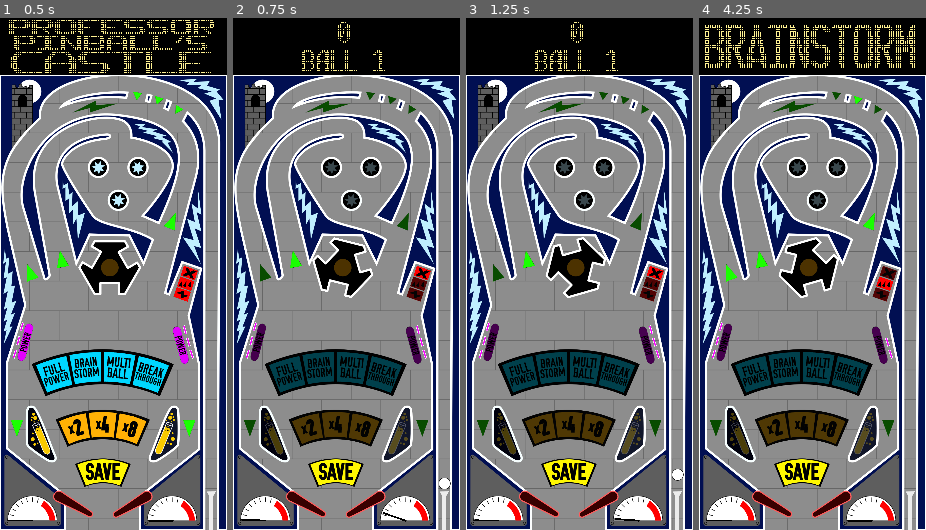
Above: before the commit, frames 1-4 (left to right).
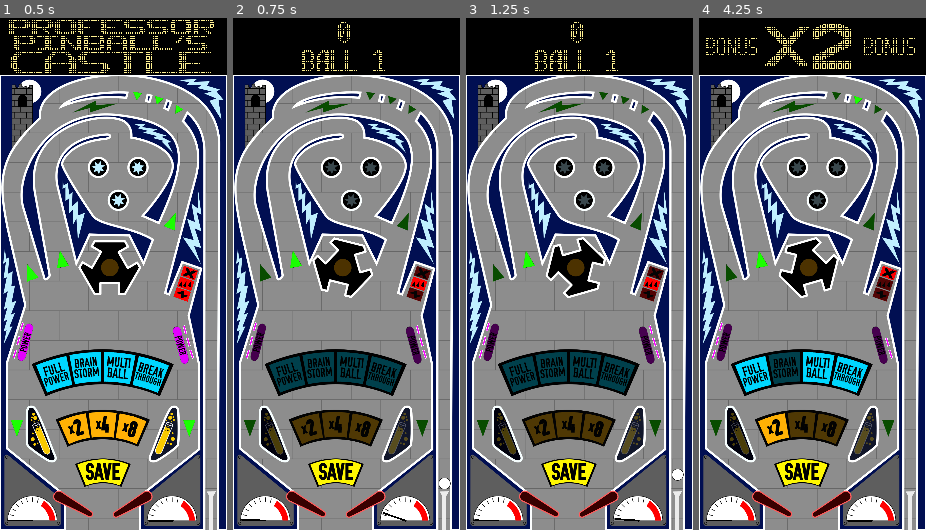
Above: after the commit, the same moments.

Repository: dbisdorf/professor-pinball
Game: Godot game, scene res://Table.tscn
Same seed, same stepped clock (60 frames per second), same inputs: the game is played once before the commit and once after it.
Inputs:
- Up to frame 1 (0.5 s): no input
- Up to frame 2 (0.75 s): tap Enter at 0.5 s; hold D from 0.53 s (still down); tap E at 0.6 s
- Up to frame 3 (1.25 s): keep holding D; tap Space at 0.77 s
- Up to frame 4 (4.25 s): release D at 1.28 s; hold S 1.28-2.03 s; tap E at 1.35, 2.3, 3.05, 3.8 s; tap Space at 1.52, 3.02, 3.77 s; hold D 2.03-2.78 s; hold Q 2.03-2.78 s; hold W 2.78-3.53 s; tap B at 2.85 s; hold A from 3.53 s (still down); tap C at 3.6 s

Frame 1 is identical in both runs. In frame 2, 0.2% of the frame differs, in the area x 77-88%, y 48-54%; in frame 3, 0.2%; in frame 4, 4.4%, in the area x 2-96%, y 1-84%.

Commit message:
Several fixes for wizard mode.

Diff:
--- a/Table.gd
+++ b/Table.gd
@@ -4,10 +4,11 @@
 
 # TODO - FEATURES
 
-# Readme with license and acknowledgments
-
 # TODO - GRAPHICS AND SOUND
 
+# Unify lightning color in splash screen
+# Shift the position of the moon in the upper left
+# Is the wizard mode display too extreme? Should it highlight the lanes more?
 # More flair for DMD frames
 # Song volume still seems a bit quieter than SFX volume
 # Improve pixel precision for all collision shapes
@@ -16,6 +17,7 @@
 
 # TODO - FIXES
 
+# Ball-out didn't halt the lane hunt event
 # "Failed to get modified time for ...particle.png"
 # Clamp velocity (max = 4337?)
 # Something Is Up with the collision shape of the left flipper. The ball sort of bumps over this flipper in rest state.
@@ -27,9 +29,7 @@
 # TODO - POLISH
 
 # Verify no horizontal collision edges from table walls
-# Kickers are actually "slingshots"?
 # Adjust scores for task difficulty
-# Move code, graphics, scenes to their own subfolders?
 # Are exits just rollovers?
 # Remove debug code
 # Inspect all debugger warnings/errors
@@ -39,12 +39,11 @@
 
 # Gamepad
 # Wizard mode, triggered by each victory
-# - multiball
 # - lane hunt
-# - target hunt
-# - bumpers
 # Wizard mode
 # - no lanes are lit, no lanes give inspiration bonus
+# - bumpers don't count up
+# - all victories reset so you can do wizard mode again
 # Correct looping behavior during:
 # - wizard mode
 
@@ -205,8 +204,18 @@
 func _unhandled_input(event):
 	if event is InputEventKey:
 		if event.pressed:
+			if event.scancode == KEY_E:
+				change_special()
 			if event.scancode == KEY_W:
-				change_special()
+				#lane_hunter_victory = true
+				target_hunter_victory = true
+				multiball_victory = true
+				bumper_victory = true
+				bumps = 110
+				$TargetHuntVictoryLight.switch_on()
+				#$LaneHuntVictoryLight.switch_on()
+				$MultiballVictoryLight.switch_on()
+				$BumperVictoryLight.switch_on()
 
 # Set up the between-game attract mode effects.
 func attract(startup = false):
@@ -308,6 +317,7 @@
 			$DMD.set_parameter("reward", SCORE_ALL_BUMPERS)
 			$DMD.show_once($DMD.DISPLAY_BUMPER_REWARD)
 			$BumperVictoryLight.flash_on()
+			check_wizard_mode()
 	elif bumps % BUMPER_PROGRESS == 0:
 		$DMD.set_parameter("progress", BUMPER_GOAL - bumps)
 		$DMD.show_once($DMD.DISPLAY_BUMPER_PROGRESS)
@@ -543,7 +553,7 @@
 	if lane_hunt_1 and lane_hunt_2 and lane_hunt_3:
 		lane_hunter_victory = true
 		$LaneHuntVictoryLight.flash_on()
-		check_victories()
+		check_wizard_mode()
 		add_score(SCORE_LANE_HUNT)
 		$AudioStreamPlayer.play_award()
 		$DMD.set_parameter("reward", SCORE_LANE_HUNT)
@@ -557,6 +567,7 @@
 	add_score(SCORE_WIZARD_LANE)
 	$DMD.set_parameter("reward", SCORE_WIZARD_LANE)
 	$DMD.show_once($DMD.DISPLAY_WIZARD_JACKPOT)
+	$AudioStreamPlayer.play_jackpot()
 
 # Switch which special reward is lit, in front of the capture lane.
 func change_special():
@@ -574,40 +585,52 @@
 			$SpecialLight3.switch_off()
 			$SpecialLight1.switch_on()
 
-# After completing an event, check whether the player has completed all events.
-func check_victories():
-	if lane_hunter_victory and target_hunter_victory and multiball_victory and bumper_victory:
-		# Display wizard mode effects if all events are complete.
-		lane_hunter_victory = false
-		target_hunter_victory = false
-		multiball_victory = false
-		bumper_victory = false
-		lit_lane = 0
-		$DMD.show_once($DMD.DISPLAY_WIZARD)
-		$LaneLight1.flash()
-		$LaneLight2.flash(0.3, 0.06)
-		$LaneLight3.flash(0.3, 0.12)
-		$LaneLight4.flash(0.3, 0.18)
-		$LaneLight5.flash(0.3, 0.24)
-		$TargetHuntVictoryLight.flash(0.3)
-		$LaneHuntVictoryLight.flash(0.3, 0.075)
-		$MultiballVictoryLight.flash(0.3, 0.15)
-		$BumperVictoryLight.flash(0.3, 0.225)
-		$LeftTargetLight.flash()
-		$RightTargetLight.flash(0.3, 0.15)
+# Identify whether all events are complete.
+func all_events_complete():
+	return lane_hunter_victory and target_hunter_victory and multiball_victory and bumper_victory
+
+# Get ready for wizard mode if all events are complete.
+func check_wizard_mode():
+	if all_events_complete():
 		$SpecialLight1.flash()
-		$SpecialLight2.flash(0.3, 0.1)
-		$SpecialLight3.flash(0.3, 0.2)
-		$X2Light.flash()
-		$X4Light.flash(0.3, 0.1)
-		$X8Light.flash(0.3, 0.2)
-		$SaveLight.flash()
-		$SkillLight1.flash(0.3, 0.1)
-		$SkillLight1.flash(0.3, 0.2)
-		$SkillLight1.flash(0.3)
-		mode = MODE_WIZARD
-		$AudioStreamPlayer.play_wizard()
-		$WizardModeTimer.start()
+		$SpecialLight2.flash()
+		$SpecialLight3.flash()
+		$Toy.raise_all_gates()
+
+# Start wizard mode.
+func start_wizard_mode():
+	lane_hunter_victory = false
+	target_hunter_victory = false
+	multiball_victory = false
+	bumper_victory = false
+	lit_lane = 0
+	bumps = 0
+	$DMD.show_once($DMD.DISPLAY_WIZARD)
+	$LaneLight1.flash()
+	$LaneLight2.flash(0.3, 0.06)
+	$LaneLight3.flash(0.3, 0.12)
+	$LaneLight4.flash(0.3, 0.18)
+	$LaneLight5.flash(0.3, 0.24)
+	$TargetHuntVictoryLight.flash(0.3)
+	$LaneHuntVictoryLight.flash(0.3, 0.075)
+	$MultiballVictoryLight.flash(0.3, 0.15)
+	$BumperVictoryLight.flash(0.3, 0.225)
+	$LeftTargetLight.flash()
+	$RightTargetLight.flash(0.3, 0.15)
+	$SpecialLight1.flash()
+	$SpecialLight2.flash(0.3, 0.1)
+	$SpecialLight3.flash(0.3, 0.2)
+	$X2Light.flash()
+	$X4Light.flash(0.3, 0.1)
+	$X8Light.flash(0.3, 0.2)
+	$SaveLight.flash()
+	$SkillLight1.flash(0.3, 0.1)
+	$SkillLight1.flash(0.3, 0.2)
+	$SkillLight1.flash(0.3)
+	mode = MODE_WIZARD
+	$AudioStreamPlayer.play_wizard()
+	$WizardModeTimer.start()
+	$BallReleaseRightTimer.start(1.0)
 
 # Turn off all the table lights.
 func clear_all_lights():
@@ -664,7 +687,10 @@
 			$RightTargetLight.switch_off()
 			change_special()
 		MODE_WIZARD:
+			clear_all_lights()
+			change_lit_lane(false)
 			$WizardModeTimer.stop()
+			$Toy.lower_all_gates()
 	mode = MODE_NORMAL
 
 # This function runs multiple times after a game is over.
@@ -717,7 +743,7 @@
 				# If we're in multiball and there's only one ball left, turn off multiball.
 				halt_events()
 				multiball_victory = true
-				check_victories()
+				check_wizard_mode()
 		else:
 			# If we're not in multiball, that's the end of this ball.
 			halt_events()
@@ -757,58 +783,63 @@
 	body.queue_free()
 	if mode == MODE_NORMAL:
 		# If there isn't an event running, we'll issue a reward.
-		$AudioStreamPlayer.play_award()
-		match special_lit:
-			1:
-				# Reward number 1 is to increment the bonus multiplier.
-				match multiplier:
-					1:
-						multiplier = 2
-						$DMD.show_once($DMD.DISPLAY_X2)
-						$X2Light.flash_on()
-					2:
-						multiplier = 4
-						$DMD.show_once($DMD.DISPLAY_X4)
-						$X2Light.switch_off()
-						$X4Light.flash_on()
-					4, 8:
-						multiplier = 8
-						$DMD.show_once($DMD.DISPLAY_X8)
-						$X4Light.switch_off()
-						$X8Light.flash_on()
-				$BallReleaseRightTimer.start()
-				change_special()
-			2:
-				# Reward number 2 is to start the lane hunt event.
-				mode = MODE_LANE_HUNT
-				lane_hunt_1 = false
-				lane_hunt_2 = false
-				lane_hunt_3 = false
-				lit_lane = 0
-				$LaneLight1.flash()
-				$LaneLight2.flash()
-				$LaneLight3.flash()
-				$LaneLight4.switch_off()
-				$LaneLight5.switch_off()
-				$DMD.show_sequence($DMD.LANE_HUNT_SEQ)
-				$SpecialLight2.flash()
-				$BallReleaseRightTimer.start()
-				$LaneHuntTimer.start()
-			3:
-				# Reward number 3 is to start the drop target hunt event.
-				mode = MODE_TARGET_HUNT
-				$DropTarget1.raise()
-				$DropTarget2.raise()
-				$DropTarget3.raise()
-				$DropTarget4.raise()
-				$DropTarget5.raise()
-				$DropTarget6.raise()
-				$DMD.show_sequence($DMD.TARGET_HUNT_SEQ)
-				$SpecialLight3.flash()
-				$LeftTargetLight.flash()
-				$RightTargetLight.flash()
-				$BallReleaseRightTimer.start()
-				$TargetHuntTimer.start()
+		if all_events_complete():
+			# If we've beat all the events, start wizard mode.
+			start_wizard_mode()
+		else:
+			# Otherwise issue the lit reward.
+			$AudioStreamPlayer.play_award()
+			match special_lit:
+				1:
+					# Reward number 1 is to increment the bonus multiplier.
+					match multiplier:
+						1:
+							multiplier = 2
+							$DMD.show_once($DMD.DISPLAY_X2)
+							$X2Light.flash_on()
+						2:
+							multiplier = 4
+							$DMD.show_once($DMD.DISPLAY_X4)
+							$X2Light.switch_off()
+							$X4Light.flash_on()
+						4, 8:
+							multiplier = 8
+							$DMD.show_once($DMD.DISPLAY_X8)
+							$X4Light.switch_off()
+							$X8Light.flash_on()
+					$BallReleaseRightTimer.start()
+					change_special()
+				2:
+					# Reward number 2 is to start the lane hunt event.
+					mode = MODE_LANE_HUNT
+					lane_hunt_1 = false
+					lane_hunt_2 = false
+					lane_hunt_3 = false
+					lit_lane = 0
+					$LaneLight1.flash()
+					$LaneLight2.flash()
+					$LaneLight3.flash()
+					$LaneLight4.switch_off()
+					$LaneLight5.switch_off()
+					$DMD.show_sequence($DMD.LANE_HUNT_SEQ)
+					$SpecialLight2.flash()
+					$BallReleaseRightTimer.start()
+					$LaneHuntTimer.start()
+				3:
+					# Reward number 3 is to start the drop target hunt event.
+					mode = MODE_TARGET_HUNT
+					$DropTarget1.raise()
+					$DropTarget2.raise()
+					$DropTarget3.raise()
+					$DropTarget4.raise()
+					$DropTarget5.raise()
+					$DropTarget6.raise()
+					$DMD.show_sequence($DMD.TARGET_HUNT_SEQ)
+					$SpecialLight3.flash()
+					$LeftTargetLight.flash()
+					$RightTargetLight.flash()
+					$BallReleaseRightTimer.start()
+					$TargetHuntTimer.start()
 	else:
 		# If there's an event in progress, just release the ball from the capture lane.
 		$BallReleaseRightTimer.start(1.0)
@@ -912,7 +943,7 @@
 		$TargetHuntTimer.stop()
 		$ResetLeftTargets.start()
 		$ResetRightTargets.start()
-		check_victories()
+		check_wizard_mode()
 
 # When this timer expires, pop up the targets on the right side.
 func _on_ResetRightTargets_timeout():
@@ -922,13 +953,13 @@
 
 # The next two functions manage hits against the lower kickers.
 func _on_LKicker_body_entered(body):
-	if mode == MODE_NORMAL:
+	if mode == MODE_NORMAL and not all_events_complete():
 		change_special()
 	$LeftKickerLight.flash_once()
 	kick(body, $LKicker, FORCE_KICKER)
 
 func _on_RKicker_body_entered(body):
-	if mode == MODE_NORMAL:
+	if mode == MODE_NORMAL and not all_events_complete():
 		change_special()
 	$RightKickerLight.flash_once()
 	kick(body, $RKicker, FORCE_KICKER)
@@ -1012,8 +1043,6 @@
 
 # End wizard mode when this timer expires.
 func _on_WizardModeTimer_timeout():
-	clear_all_lights()
-	change_lit_lane(false)
 	halt_events()
 
 # Turn off ball save when this timer expires.
